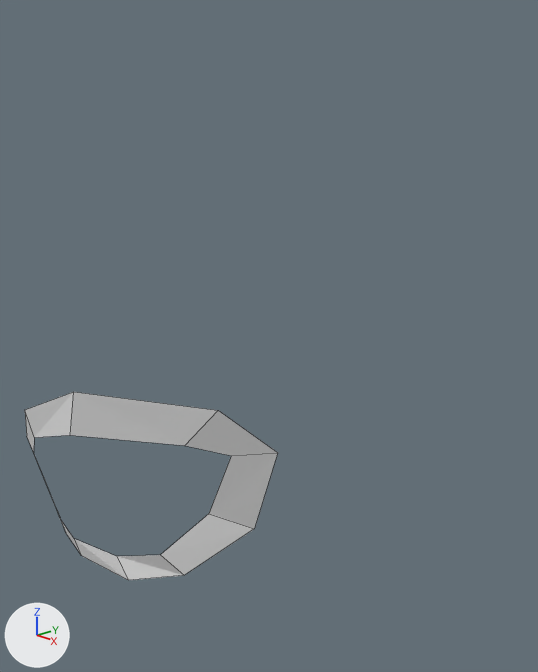
An edit to the Blender file anime_character_miabel.blend, drawn before and after from the same camera.
Rendered twice from a camera (50 mm lens) standing at (0.215, -0.19, 1.834) and looking at (0.062, -0.046, 1.767). The axes (+X, +Y, +Z) are drawn at lower left. The lights are the same throughout. Mesh edges are drawn as thin lines.
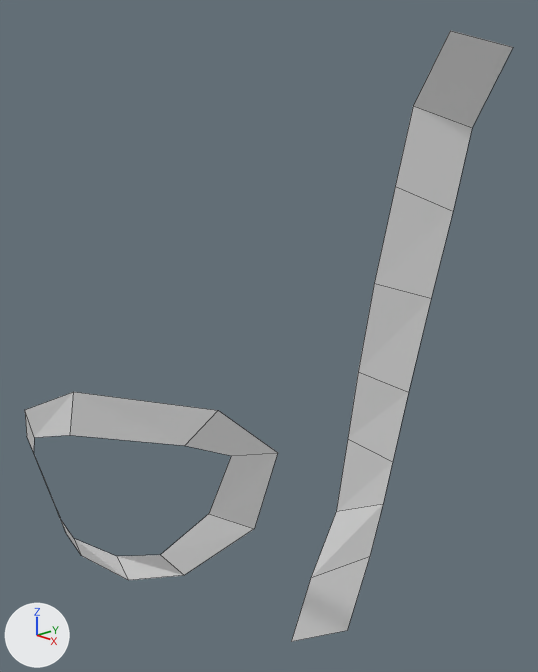
Commit message: Started creating the shape of Miabel's head.

Pixel boxes (x1, y1, x2, y2) of what changed, in the pictures (538 x 672 px):
'Plane', reshaped (93% wider, 224% taller)
    before: (25, 392, 278, 580)
    after: (25, 30, 513, 642)
part 1 of me_plane, added
    after: (291, 30, 513, 642)

Patch to the scene script:
```diff
--- a/anime_character_miabel.blend.py
+++ b/anime_character_miabel.blend.py
@@ me_plane @@
 # used by ob_plane; location = (0.0, 0.0, 0.0)
-me_plane.from_pydata(...)  # 24 vertices, 12 faces; spans x 0.0194..0.0999, y -0.1129..-0.0787, z 1.71..1.7668
+me_plane.from_pydata(...)  # 42 vertices, 20 faces; spans x 0.0194..0.0999, y -0.1129..0.0116, z 1.6765..1.8508
+# me_plane part 1: a new loose piece of 18 vertices spanning x 0.0833..0.0999, y -0.0568..0.0116, z 1.6765..1.8508
```
